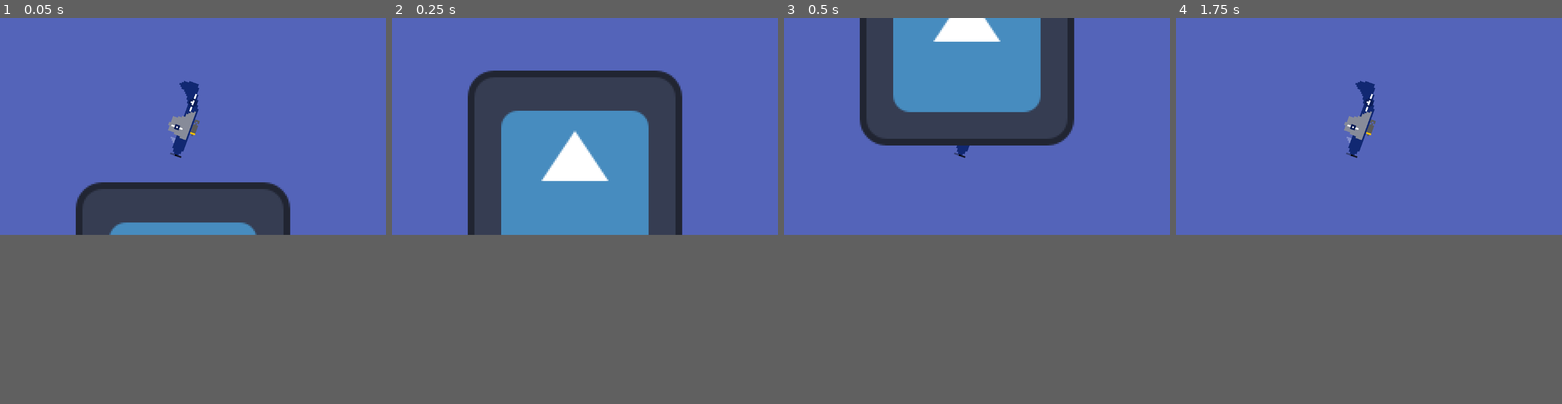
Above: before the commit, frames 1-4 (left to right).
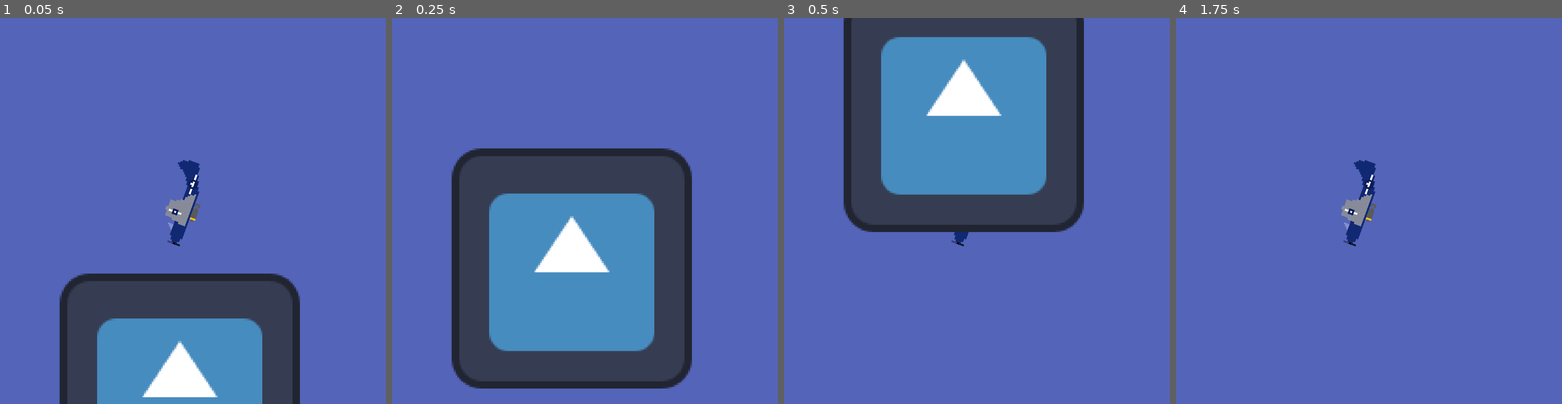
Above: after the commit, the same moments.

Repository: BMan-21/Dive-Bomber-Minigame
Game: Godot game, scene res://scenes/main.tscn
The game is run twice, just before and just after one commit, with the same random seed, the same clock (stepped at 60 frames per second) and the same inputs. The engine's default icon, where the game draws it, is replaced by a stand-in: a white triangle on a blue panel in a dark square.
Inputs:
- Up to frame 1 (0.05 s): no input
- Up to frame 2 (0.25 s): no input
- Up to frame 3 (0.5 s): no input
- Up to frame 4 (1.75 s): hold Space (bomb drop) 0.53-1.28 s; tap Enter at 1.25 s; tap Space (bomb drop) at 1.35 s
In our replay, the window is 799x449 before the commit and 799x799 after it. These sizes can differ from the game's own. Grey fills any space a smaller window leaves; there, only what the larger window draws over its background counts as a difference.

The runs differ from the first frame. In frame 1, 29% of the frame differs, in the area x 15-78%, y 16-100%; in frame 2, 43%, in the area x 15-78%, y 13-96%; in frame 3, 25%; in frame 4, 1.8%.

Commit message:
hitbox adjustment

Diff:
--- a/project.godot
+++ b/project.godot
@@ -14,6 +14,10 @@
 run/main_scene="uid://b4hn1lxsphn0w"
 config/features=PackedStringArray("4.6")
 config/icon="res://icon.svg"
+
+[display]
+
+window/size/viewport_height=1152
 
 [input]
 
--- a/scenes/Dive Bomber.tscn
+++ b/scenes/Dive Bomber.tscn
@@ -27,10 +27,11 @@
 }]
 
 [node name="CharacterBody2D" type="CharacterBody2D" unique_id=864622640]
+position = Vector2(6, 0)
 script = ExtResource("1_0mx0b")
 
 [node name="AnimatedSprite2D" type="AnimatedSprite2D" parent="." unique_id=1089801540]
-position = Vector2(-7, -5)
+position = Vector2(-7.0000005, -5)
 rotation = -1.2217305
 sprite_frames = SubResource("SpriteFrames_4t4ts")
 autoplay = "default"
@@ -42,4 +43,4 @@
 texture = ExtResource("2_0mx0b")
 
 [node name="CollisionPolygon2D" type="CollisionPolygon2D" parent="." unique_id=493588893]
-polygon = PackedVector2Array(-11, 16, -9, 17, -7, 13, -5, 9, -3, 4, 1, 4, 2, 0, -1, -2, 2, -10, 1, -23, -5, -25, -2, -16, -2, -11, -5, -5, -11, -5, -14, 0, -9, 5, -10, 8, -12, 7, -11, 10, -11, 12)
+polygon = PackedVector2Array(-11, 17, -9, 18, -7, 18, -9, 17, -6, 13, -5, 9, -3, 4, 1, 4, 3, -3, 0, -4, 2, -10, 2, -25, -5, -26, -7, -25, -6, -24, -2, -16, -3, -11, -5, -7, -5.609375, -6.390625, -6, -6, -7, -5, -12, -5, -13, -2, -14, -2, -13, 0, -14, 2, -11, 3, -11, 4, -9, 5, -10, 8, -12, 7, -11, 10, -11, 12, -11, 16, -13, 16)
--- a/scenes/main.tscn
+++ b/scenes/main.tscn
@@ -1,15 +1,15 @@
 [gd_scene format=3 uid="uid://b4hn1lxsphn0w"]
 
-[ext_resource type="PackedScene" uid="uid://bsgr6j7h2hga3" path="res://scenes/dive bomber.tscn" id="1_o5qli"]
+[ext_resource type="PackedScene" uid="uid://cbpxmtg6188xj" path="res://scenes/dive bomber.tscn" id="1_o5qli"]
 [ext_resource type="Texture2D" uid="uid://dtmrsqiaw7thm" path="res://icon.svg" id="2_0wfyh"]
 
 [node name="Node2D" type="Node2D" unique_id=1965414850]
 
 [node name="CharacterBody2D" parent="." unique_id=864622640 instance=ExtResource("1_o5qli")]
-position = Vector2(3, 0)
+position = Vector2(4, 0)
 
 [node name="Camera2D" type="Camera2D" parent="CharacterBody2D" unique_id=1065424667]
-zoom = Vector2(5, 5)
+zoom = Vector2(5.6, 5.6)
 
 [node name="Icon" type="Sprite2D" parent="." unique_id=659275789]
 position = Vector2(-3, 114)
Binary file changed: development/Hyriu bomb successful.aseprite
Not shown: 1 places in scenes/Dive Bomber.tscn that only renumber resources
